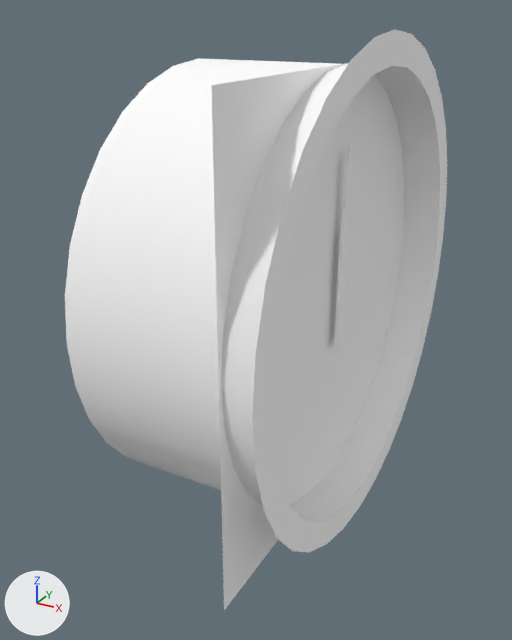
Two versions of the Blender file dev/blender/instruments/asi.blend, one commit apart.
Camera for both pictures: a 50 mm camera at (-0.336, -0.412, 0.1437) aimed at (-0.3888, -0.3158, 0.0956). Lighting does not change. The marker at lower left points along +X, +Y and +Z. The picture after the commit comes second.

The older version as bpy lines, for what is in view:
```python
me_circle_008 = bpy.data.meshes.new('Circle.008')
me_circle_008.from_pydata(...)  # 128 vertices, 64 faces; spans x -0.032..0.0, y -0.1299..-0.0499, z -0.0403..0.0397
me_circle_008.polygons.foreach_set('use_smooth', [True] * 64)
me_circle_008.materials.append(mat_material)  # white #ffffff
me_face_mesh = bpy.data.meshes.new('Face.mesh')
me_face_mesh.from_pydata([(0.0, 0.04, 0.04), (0.0, 0.04, -0.04), (0.0, -0.04, -0.04), (0.0, -0.04, 0.04)], [], [(0, 3, 2, 1)])
me_face_mesh.polygons.foreach_set('use_smooth', [True] * 1)
me_face_mesh.materials.append(mat_face)  # white #ffffff
me_needle_mesh = bpy.data.meshes.new('Needle.mesh')
me_needle_mesh.from_pydata(...)  # 18 vertices, 19 faces; spans x 0.0025..0.003, y -0.0015..0.0015, z -0.009..0.0271
me_needle_mesh.polygons.foreach_set('use_smooth', [True] * 19)
me_needle_mesh.materials.append(mat_needle)  # white #ffffff
ob_case = bpy.data.objects.new('Case', me_circle_008)
ob_case.location = (-0.3698, -0.2215, 0.1014)
ob_case.show_transparent = True
ob_face = bpy.data.objects.new('Face', me_face_mesh)
ob_face.location = (-0.3768, -0.3115, 0.1007)
ob_face.scale = (0.895, 0.895, 0.895)
ob_face.show_transparent = True
ob_needle = bpy.data.objects.new('Needle', me_needle_mesh)
ob_needle.location = (-0.3779, -0.3115, 0.1007)
ob_needle.scale = (0.895, 0.895, 0.895)
ob_needle.show_transparent = True
```
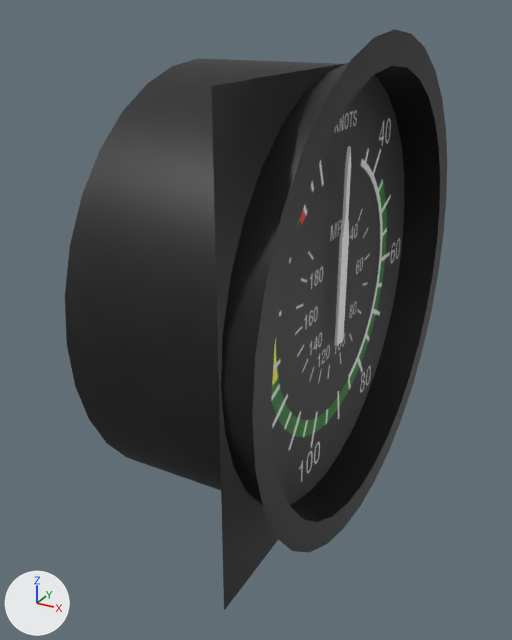
The edits, one by one:
Picture 'asi.png.001' (img_asi_png_001) is new.
Material 'asi' (mat_asi) is new.
Its texture is img_asi_png_001.
me_face_mesh has 4 vertices, 1 face and spans x 0.0, y -0.04..0.04, z -0.04..0.04.
me_face_mesh no longer uses material mat_face (white #ffffff).
me_face_mesh gains material mat_asi (picture img_asi_png_001).
me_circle_008 has 128 vertices, 64 faces and spans x -0.032..0.0, y -0.1299..-0.0499, z -0.0403..0.0397.
me_circle_008 no longer uses material mat_material (white #ffffff).
me_circle_008 gains material mat_asi (picture img_asi_png_001).

What differs and where, as boxes (x1, y1, x2, y2) in the pictures (512 x 640 px):
'Case', recoloured (white to black): (65, 29, 447, 552) in both
'Face', recoloured (white to black): (211, 63, 405, 610) in both
